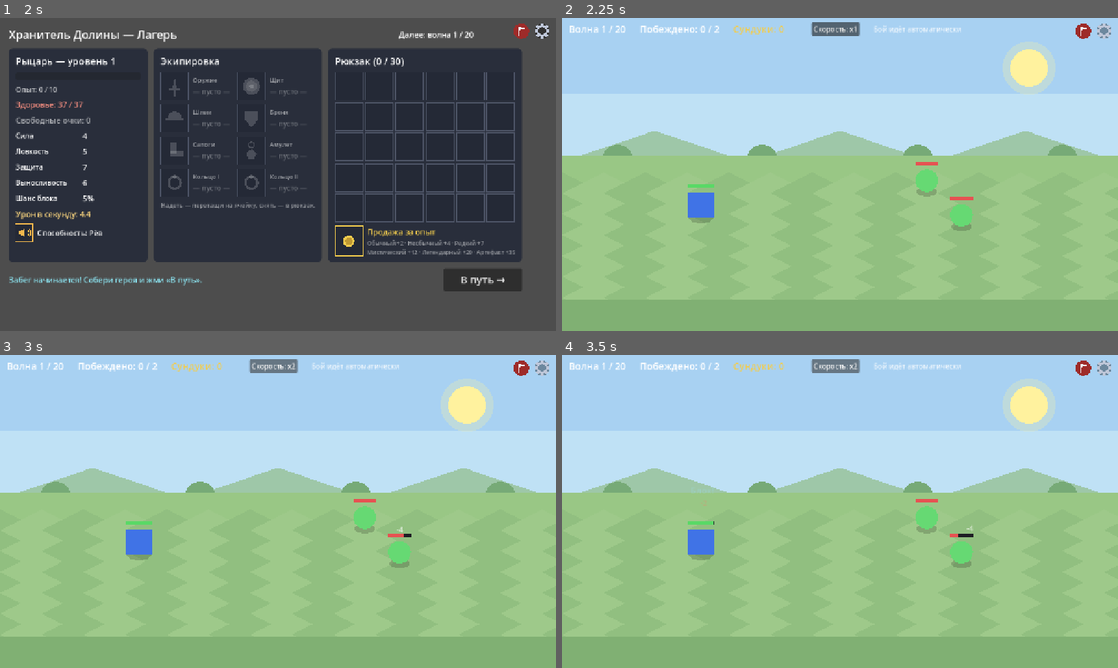
Above: before the commit, frames 1-4 (two rows, left to right).
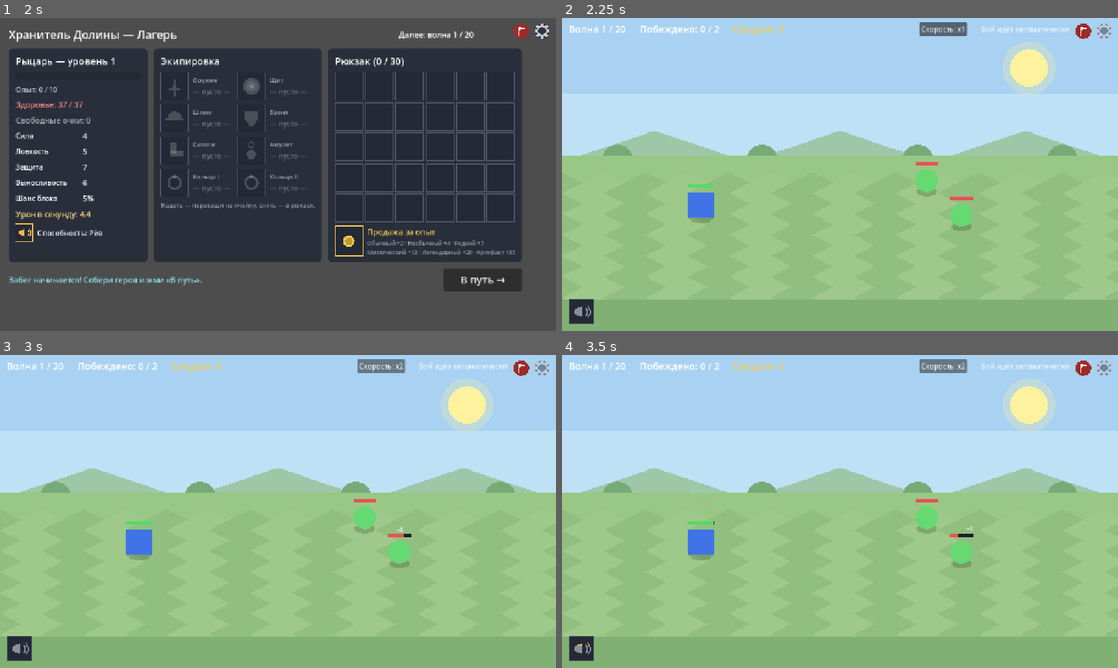
Above: after the commit, the same moments.

Repository: sl1Bridge/valley-keeper
Game: Godot game, scene res://Main.tscn
Same seed, same stepped clock (60 frames per second), same inputs: the game is played once before the commit and once after it.
Inputs:
- Up to frame 1 (2 s): click "Рыцарь" at 0.5 s; click "Начать забег →" at 1.25 s
- Up to frame 2 (2.25 s): click "В путь →" at 2 s
- Up to frame 3 (3 s): click "Скорость: x1" at 2.75 s
- Up to frame 4 (3.5 s): no input

Frame 1 is identical in both runs. In frame 2, 1.3% of the frame differs, in the area x 1-92%, y 1-98%; in frame 3, 1.3%; in frame 4, 1.3%.

Commit message:
v0.19.1: призыв босса на паузе пока живы призванные, иконка способности видна (размер экрана боя по вьюпорту), кулдаун способностей 6 с (-0.2/ур, мин 4 с и 1 с)

Diff:
--- a/src/Actor.gd
+++ b/src/Actor.gd
@@ -27,6 +27,7 @@
 var taunt := false     # провокация: герой атакует этого врага в первую очередь
 var cast_interval := 0.0  # период умения в секундах (0 — умения нет)
 var cast_timer := 0.0     # накопленное время до готовности умения
+var cast_blocked := false # перезарядка умения на паузе (у босса — пока живы призванные)
 var dmg_mult_next := 1.0  # множитель урона следующей атаки (способность Вора «Смертельный удар»)
 var body_color := Color.WHITE
 var shape := "rect"  # "rect" | "circle" | "triangle"
@@ -142,8 +143,9 @@
 	if alive and engaged and regen > 0.0 and hp < max_hp:
 		hp = minf(max_hp, hp + regen * delta)
 		queue_redraw()
-	# Умение: копится заряд, по заполнении — сигнал (обрабатывает экран боя)
-	if alive and engaged and cast_interval > 0.0:
+	# Умение: копится заряд, по заполнении — сигнал (обрабатывает экран боя).
+	# На паузе (cast_blocked) таймер и прогресс-бар стоят.
+	if alive and engaged and cast_interval > 0.0 and not cast_blocked:
 		cast_timer += delta
 		queue_redraw()  # прогресс-бар умения
 		if cast_timer >= cast_interval:
--- a/src/BattleScreen.gd
+++ b/src/BattleScreen.gd
@@ -56,6 +56,7 @@
 
 var _world: Node2D
 var _hero_actor: Actor
+var _boss: Actor = null  # босс текущей волны (для паузы перезарядки призыва)
 var _enemies := []
 
 # Сундуки на поле боя (узлы Chest)
@@ -78,6 +79,13 @@
 	else:
 		_rng.randomize()
 	set_anchors_preset(Control.PRESET_FULL_RECT)
+	# Родитель — Main (Node, не Control): якоря не задают размер сами
+	# (та же особенность, что у модальных окон, — см. Main.SurrenderDialog).
+	# Без явного размера всё, привязанное к низу экрана (иконка способности),
+	# уезжает за верхний край: высота экрана считается нулевой.
+	if is_inside_tree():
+		_sync_size()
+		get_viewport().size_changed.connect(_sync_size)
 	add_child(Backdrop.new())
 	_build_hud()
 	_world = Node2D.new()
@@ -241,6 +249,7 @@
 		# Умение босса: призыв союзников с провокацией (прогресс-бар над боссом)
 		e.cast_interval = Enemies.SUMMON_INTERVAL
 		e.cast_ready.connect(_on_boss_cast)
+		_boss = e
 	# Зона наведения: подсказка с характеристиками, эффектами, умениями и свойствами
 	var hover := Control.new()
 	hover.position = Vector2(-e.radius, -e.radius * 2.0)
@@ -276,10 +285,24 @@
 		_enemy_total += 1  # призванные тоже считаются врагами волны
 		i += 1
 	_spawn_popup("Призыв!", boss.position + Vector2(-40, -boss.radius * 2.0 - 70), Color(0.72, 0.5, 0.95), 20)
+	_update_boss_cast_block()  # пока призванные живы, перезарядка не идёт
 	_update_hud()
 	# Провокация: герой бьёт призванных в приоритете, босс — только когда они мертвы
 	if _hero_actor.target == null or not _hero_actor.target.taunt:
 		_pick_hero_target()
+
+
+## Перезарядка призыва не идёт, пока живы ранее призванные союзники:
+## прогресс-бар умения босса встаёт на паузе (Actor.cast_blocked).
+func _update_boss_cast_block() -> void:
+	if _boss == null or not is_instance_valid(_boss):
+		return
+	var blocked := false
+	for e in _enemies:
+		if e.alive and e.stats.get("summoned", false):
+			blocked = true
+			break
+	_boss.cast_blocked = blocked
 
 
 ## Подсказка при наведении на врага: характеристики, эффекты,
@@ -336,6 +359,12 @@
 	step(delta)
 
 
+## Размер экрана — по вьюпорту (см. _ready): родитель не Control,
+## поэтому за якорями следим вручную.
+func _sync_size() -> void:
+	size = get_viewport_rect().size
+
+
 ## Один шаг логики боя. Вынесен отдельно, чтобы прогонять в тестах.
 func step(delta: float) -> void:
 	if _state != "fight":
@@ -426,6 +455,7 @@
 		_show_center("Босс повержен!")
 		_emit_deferred(boss_defeated)
 
+	_update_boss_cast_block()  # если умерли последние призванные — призыв снова заряжается
 	_update_hud()
 
 
--- a/src/Enemies.gd
+++ b/src/Enemies.gd
@@ -132,7 +132,7 @@
 ## Описание умения типа врага (для подсказки при наведении). Пустая строка — умения нет.
 static func ability_desc(type: String) -> String:
 	if type == "boss":
-		return "Призыв: каждые %d с призывает союзников с Провокацией (ценность %d)" % [roundi(SUMMON_INTERVAL), SUMMON_VALUE]
+		return "Призыв: каждые %d с призывает союзников с Провокацией (ценность %d); перезарядка не идёт, пока живы призванные" % [roundi(SUMMON_INTERVAL), SUMMON_VALUE]
 	return ""
 
 
--- a/src/Hero.gd
+++ b/src/Hero.gd
@@ -114,9 +114,9 @@
 	"roar": {"name": "Рёв", "color": Color(0.95, 0.72, 0.3)},
 	"execute": {"name": "Смертельный удар", "color": Color(0.88, 0.3, 0.32)},
 }
-const ABILITY_BASE_CD := 12.0      # кулдаун на 1 уровне, секунд (временное)
-const ABILITY_CD_PER_LEVEL := 0.5  # уменьшение кулдауна за уровень (временное)
-const ABILITY_MIN_CD := 5.0        # нижний предел кулдауна (временное)
+const ABILITY_BASE_CD := 6.0       # кулдаун на 1 уровне, секунд (временное)
+const ABILITY_CD_PER_LEVEL := 0.2  # уменьшение кулдауна за уровень (временное)
+const ABILITY_MIN_CD := {"roar": 4.0, "execute": 1.0}  # нижний предел кулдауна по способностям (временное)
 const ROAR_STUN := 0.01            # длительность оглушения от «Рёва» (сброс атаки)
 const EXECUTE_MULT := 2.0          # множитель урона «Смертельного удара»
 
@@ -184,9 +184,10 @@
 
 
 ## Текущий кулдаун способности: базовый минус за каждый уровень,
-## не ниже предела. Каждый новый бой отсчёт начинается с нуля.
+## не ниже предела (у каждой способности свой). Каждый новый бой
+## отсчёт начинается с нуля.
 func ability_cooldown() -> float:
-	return maxf(ABILITY_MIN_CD, ABILITY_BASE_CD - ABILITY_CD_PER_LEVEL * float(level - 1))
+	return maxf(float(ABILITY_MIN_CD[ability_kind()]), ABILITY_BASE_CD - ABILITY_CD_PER_LEVEL * float(level - 1))
 
 
 ## Что делает способность (для подсказки).
--- a/tests/TestRunner.gd
+++ b/tests/TestRunner.gd
@@ -68,8 +68,11 @@
 		if _frames >= 30:
 			var main := root.get_node("Main")
 			_check(main._screen is BattleScreen, "Main переключился на экран боя")
-			var actor_col: Color = (main._screen as BattleScreen)._hero_actor.body_color
+			var bs := main._screen as BattleScreen
+			var actor_col: Color = bs._hero_actor.body_color
 			_check(actor_col == Hero.ROSTER["knight"]["color"], "на поле боя — внешность выбранного героя")
+			_check(bs.size.y > 100.0, "экран боя имеет реальный размер (родитель — Node, якоря не работают сами)")
+			_check(bs._ability_icon.position.y > 100.0, "иконка способности в нижней части экрана, а не за верхним краем")
 			_test_surrender_flow(main)
 			_test_victory_flow(main)
 			return _finish()
@@ -935,14 +938,37 @@
 		b._on_enemy_died(summons[i])
 	_check(b._hero_actor.target == boss, "когда призванные мертвы — герой снова бьёт босса")
 
-	# Лимит живых призванных: повторные призывы не плодят толпу
-	for i in 5:
-		boss.step(Enemies.SUMMON_INTERVAL + 0.1)
-	var active := 0
+	# Перезарядка призыва не идёт, пока живы призванные: таймер и прогресс-бар стоят
+	# (все призванные из первой партии мертвы — перезарядка возобновилась)
+	_check(not boss.cast_blocked, "без живых призванных перезарядка призыва идёт")
+	boss.step(Enemies.SUMMON_INTERVAL + 0.1)  # новый призыв
+	var wave2 := []
 	for e in b._enemies:
-		if e.alive and e.taunt:
-			active += 1
-	_check(active == Enemies.SUMMON_MAX_ACTIVE, "живых призванных ровно лимит %d" % Enemies.SUMMON_MAX_ACTIVE)
+		if e != boss and e.alive:
+			wave2.append(e)
+	_check(wave2.size() >= 1, "босс призвал новую партию (%d)" % wave2.size())
+	_check(boss.cast_blocked, "пока живы призванные — перезарядка на паузе")
+	var timer_frozen: float = boss.cast_timer
+	boss.step(Enemies.SUMMON_INTERVAL + 0.1)
+	_check(absf(boss.cast_timer - timer_frozen) < 0.001, "таймер призыва не идёт, пока живы призванные")
+	var alive_blocked := 0
+	for e in b._enemies:
+		if e != boss and e.alive:
+			alive_blocked += 1
+	_check(alive_blocked == wave2.size(), "повторного призыва нет, пока жива предыдущая партия")
+
+	# Все призванные погибли — перезарядка возобновляется, босс призывает снова
+	for s in wave2:
+		s.alive = false
+		b._on_enemy_died(s)
+	_check(not boss.cast_blocked, "после гибели призванных перезарядка возобновилась")
+	boss.step(Enemies.SUMMON_INTERVAL + 0.1)
+	var alive_resumed := 0
+	for e in b._enemies:
+		if e != boss and e.alive:
+			alive_resumed += 1
+	_check(alive_resumed >= 1, "после гибели предыдущих босс призывает снова")
+	_check(alive_resumed <= Enemies.SUMMON_MAX_ACTIVE, "живых призванных не больше лимита %d" % Enemies.SUMMON_MAX_ACTIVE)
 	b.free()
 
 
@@ -954,7 +980,11 @@
 	k.level = 5
 	_check(k.ability_cooldown() < Hero.ABILITY_BASE_CD, "кулдаун уменьшается с уровнем героя")
 	k.level = 100
-	_check(absf(k.ability_cooldown() - Hero.ABILITY_MIN_CD) < 0.001, "кулдаун ограничен минимумом %.1f с" % Hero.ABILITY_MIN_CD)
+	_check(absf(k.ability_cooldown() - Hero.ABILITY_MIN_CD["roar"]) < 0.001, "кулдаун Рёва ограничен минимумом %.1f с" % Hero.ABILITY_MIN_CD["roar"])
+	var r_max := Hero.new("rogue")
+	r_max.level = 100
+	_check(absf(r_max.ability_cooldown() - Hero.ABILITY_MIN_CD["execute"]) < 0.001, "кулдаун Смертельного удара ограничен минимумом %.1f с" % Hero.ABILITY_MIN_CD["execute"])
+	_check(Hero.ABILITY_MIN_CD["execute"] < Hero.ABILITY_MIN_CD["roar"], "минимальный кулдаун Вора ниже, чем у Рыцаря")
 	_check(k.ability_name() == "Рёв", "способность Рыцаря — «Рёв»")
 	var r := Hero.new("rogue")
 	_check(r.ability_name() == "Смертельный удар", "способность Вора — «Смертельный удар»")
Not shown, changed: CHANGELOG.md
Not shown, changed: docs/balance.md
Not shown, changed: docs/decisions.md
Not shown, changed: docs/mechanics.md
